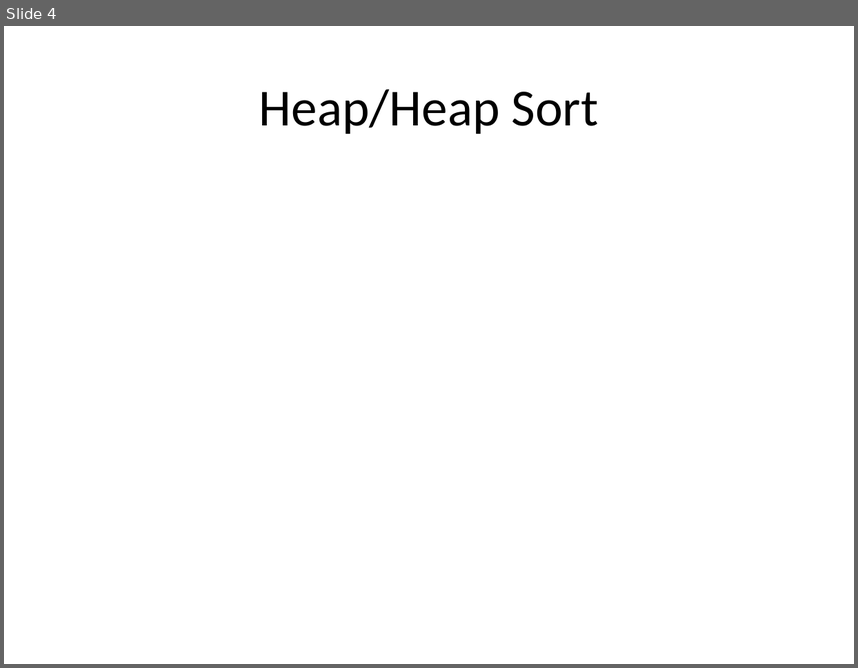
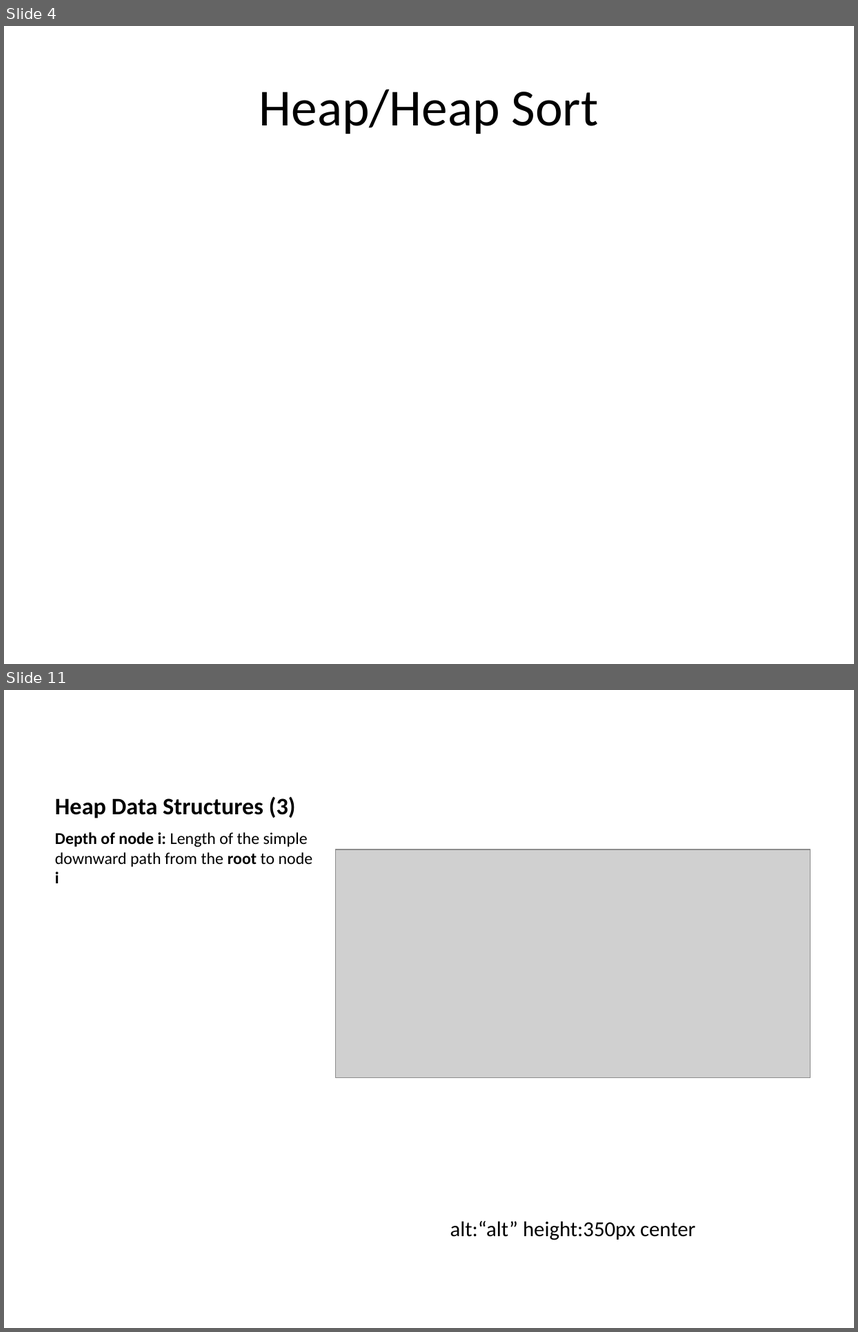
Before and after one commit to ucoruh/ce100-algorithms-and-programming-II, a slide deck: docs/week-4/ce100-week-4-heap.md_word.pptx. Shown one above the other, each under a label of ours: slide 4 before the commit, slides 4 and 11 after it; the slides between them are not shown. The pictures are 858x668 and 858x1332 pixels, drawn with LibreOffice and Linux fonts; fonts in the diff are those of the drawing; grey boxes stand for pictures. Boxes give left, top, right and bottom in pixels: in the first picture for what was removed or moved away, otherwise in the second. Text is boxed around its words. In the diff, an @@ line names an element or a change of style, - is before the commit and + after.

```diff
--- a/docs/week-4/ce100-week-4-heap.md_word.pptx
+++ b/docs/week-4/ce100-week-4-heap.md_word.pptx
@@ slide 11 added at (4, 690, 854, 1328), background #FFFFFF @@
@@ title added at (55, 796, 296, 818), 20 pt, text #000000, bold @@
+Heap Data Structures (3)
@@ text added at (55, 832, 313, 883), 14 pt, text #000000 @@
+Depth of node i: Length of the simple downward path from the root to node i
@@ picture added at (335, 850, 810, 1078) @@
@@ text added at (450, 1221, 695, 1240), 18 pt, text #000000 @@
+alt:“alt” height:350px center
```
Also in this commit, not shown: 2 slides changed, 32 other slides added, 25 other files.
